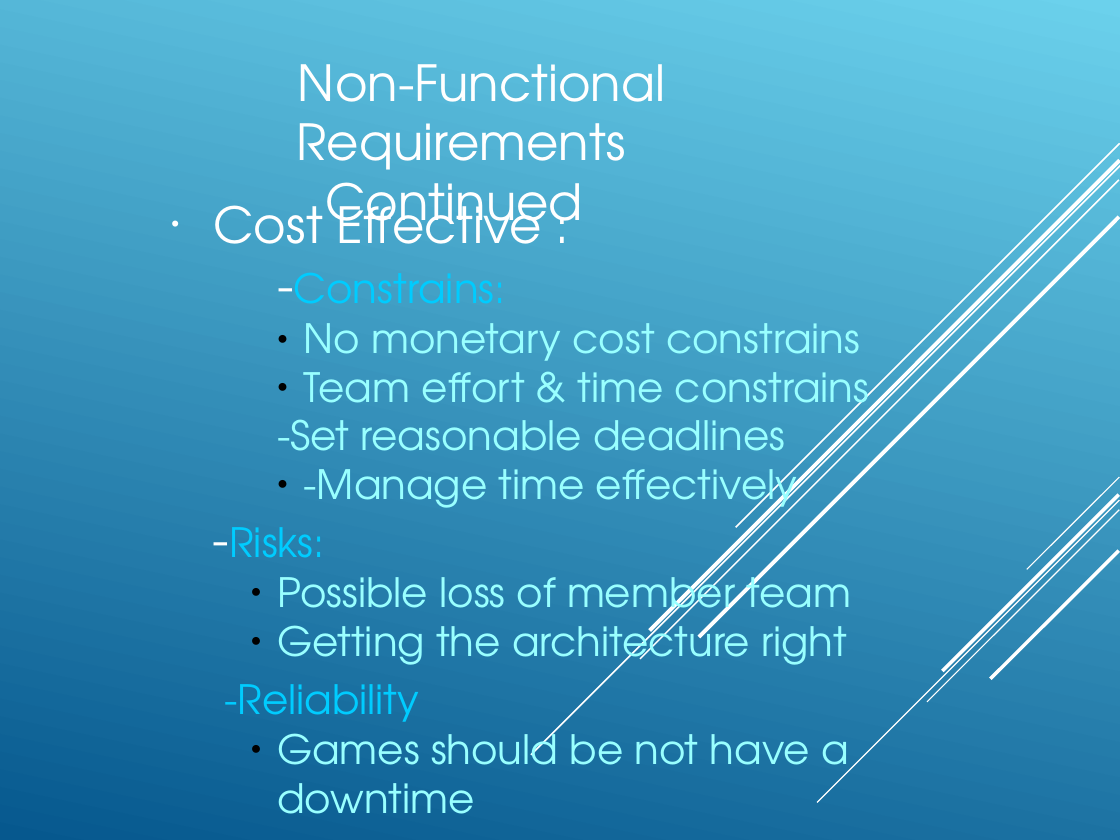
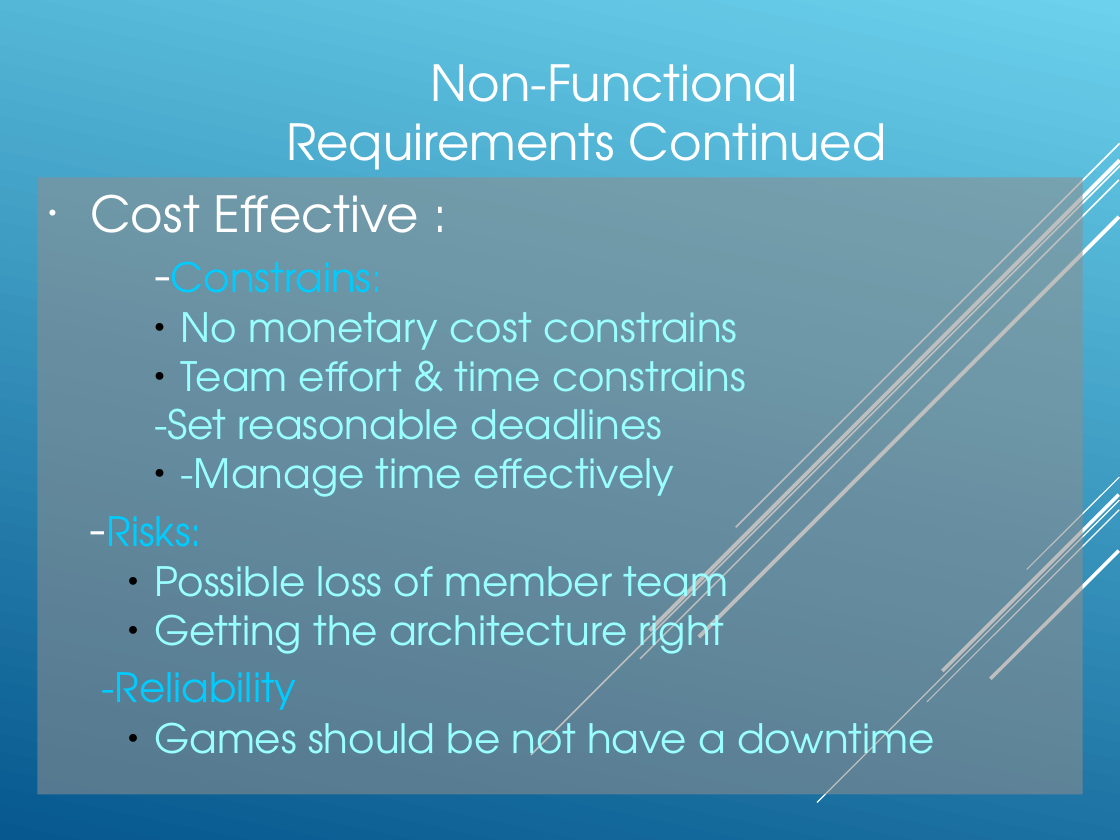
Before and after one commit to Amatarasu/A-Team, a slide deck: slide 7 of Power.Point.Presentation-bk.ppt. Drawn at 1120x840 pixels with LibreOffice and Linux fonts; fonts in the diff are those of the drawing. Boxes give left, top, right and bottom in pixels: in the first picture for what was removed or moved away, otherwise in the second. Text is boxed around its words. In the diff, an @@ line names an element or a change of style, - is before the commit and + after.

Commit message:
Fixed some formatting stuff on the powerpoint, its easier on the eyes and the formating was messy

```diff
--- a/Power.Point.Presentation-bk.ppt
+++ b/Power.Point.Presentation-bk.ppt
@@ background gradient #6BD1EC to #06588E to gradient #06588E to #6BD1EC @@
@@ title "Non-Functional Requirements Continued" rewrapped from [296,64,665,243] to [286,64,886,184] @@
@@ subtitle "Cost Effective :": place and size @@
-subtitle "Cost Effective :" at [213,192,869,814]
+subtitle "Cost Effective :" at [37,177,1082,794]
@@ subtitle "Cost Effective :" at [37,177,1082,794]: fill none to #8E8E8E at 57% opacity @@
```
Also in this commit, not shown: 34 other slides changed.
